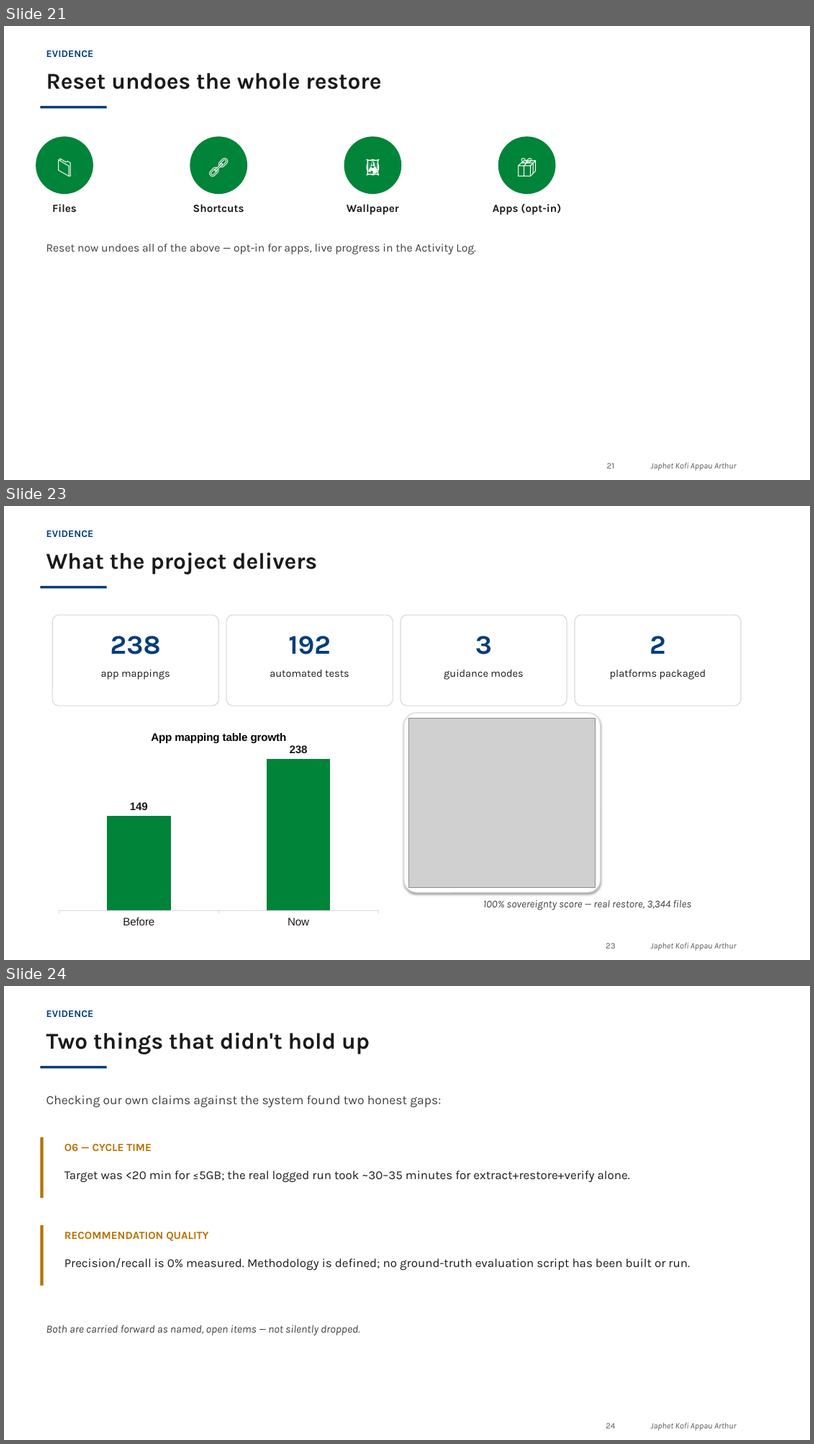
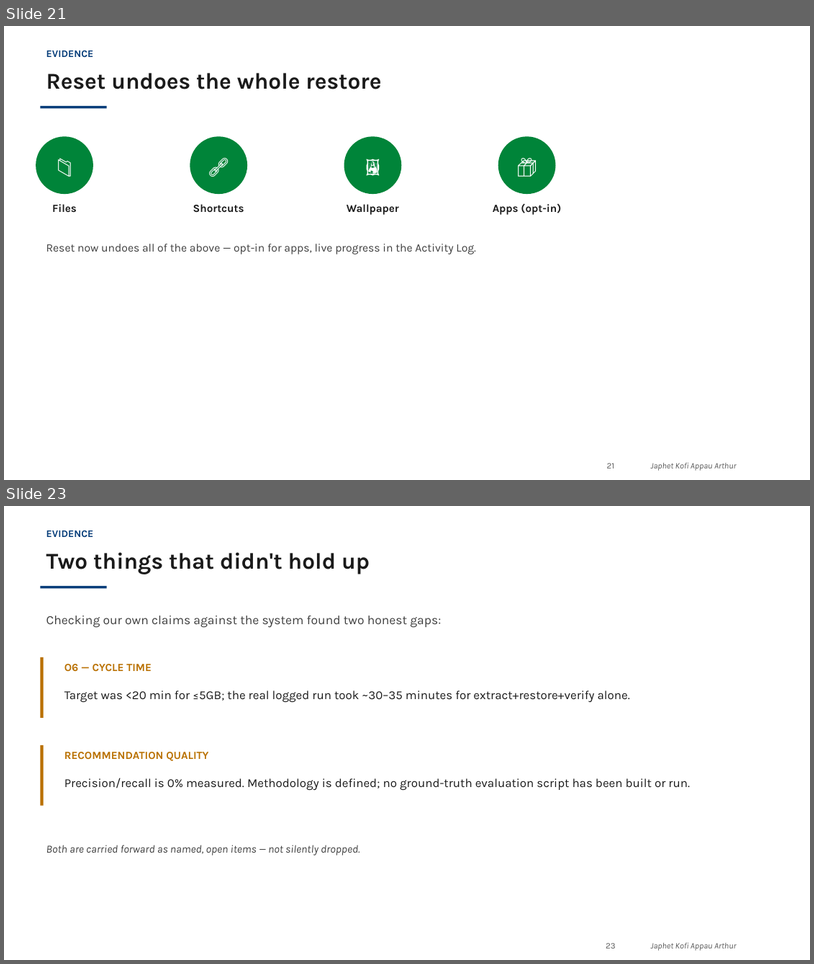
Before and after one commit to PenCoder/full-auto-migration, a slide deck: docs/presentation/Migration_Wizard_Praktikum_Presentation.pptx. Shown one above the other, each under a label of ours: slides 21, 23 and 24 before the commit, slides 21 and 23 after it; the slides between them are not shown. The pictures are 814x1444 and 814x964 pixels, drawn with LibreOffice and Linux fonts; fonts in the diff are those of the drawing; grey boxes stand for pictures; background and template pictures are left out. Boxes give left, top, right and bottom in pixels: in the first picture for what was removed or moved away, otherwise in the second. Text is boxed around its words. In the diff, an @@ line names an element or a change of style, - is before the commit and + after.

Commit message:
Remove redundant 'What the project delivers' slide
Every stat on it (238 mappings, 192 tests, 3 modes, 2 platforms) was
already stated on earlier slides, its screenshot was a literal
duplicate of the one on the workflow slide (same image hash), and its
growth chart claimed a 149-entry baseline that contradicted the
comparison table's verified 25-entry proof-of-concept baseline.
Removing it loses no unique content and fixes the inconsistency.

```diff
--- a/docs/presentation/Migration_Wizard_Praktikum_Presentation.pptx
+++ b/docs/presentation/Migration_Wizard_Praktikum_Presentation.pptx
@@ slide 23 removed at <box>4,506,810,960</box>, background #FFFFFF; not listed: 2 template elements that a slide beside it also shows @@
@@ text removed at <box>46,530,94,537</box> @@
-EVIDENCE
@@ text removed at <box>46,552,317,574</box> @@
-What the project delivers
@@ rectangle removed at <box>40,586,107,588</box> @@
@@ rounded rectangle removed at <box>52,615,219,705</box> @@
@@ rounded rectangle removed at <box>226,615,393,705</box> @@
@@ rounded rectangle removed at <box>401,615,567,705</box> @@
@@ rounded rectangle removed at <box>575,615,741,705</box> @@
@@ text removed at <box>111,636,161,654</box> @@
-238
@@ text removed at <box>288,636,331,654</box> @@
-192
@@ text removed at <box>476,636,492,654</box> @@
-3
@@ text removed at <box>650,636,666,654</box> @@
-2
@@ text removed at <box>101,669,170,680</box> @@
-app mappings
@@ text removed at <box>270,669,350,677</box> @@
-automated tests
@@ text removed at <box>444,669,523,680</box> @@
-guidance modes
@@ text removed at <box>610,669,707,680</box> @@
-platforms packaged
@@ column chart removed at <box>52,721,385,932</box> @@
-title "App mapping table growth"
-categories: Before, Now
-Series 1: 149, 238
@@ rounded rectangle removed at <box>404,713,601,893</box> @@
@@ picture removed at <box>409,718,596,887</box> @@
@@ text removed at <box>484,900,692,910</box> @@
-100% sovereignty score — real restore, 3,344 files
@@ what was slide 24 is now slide 23 @@
@@ page number at <box>606,942,616,948</box>: text changed @@
-24
+23
```
Also in this commit, not shown: 1 slide changed.
